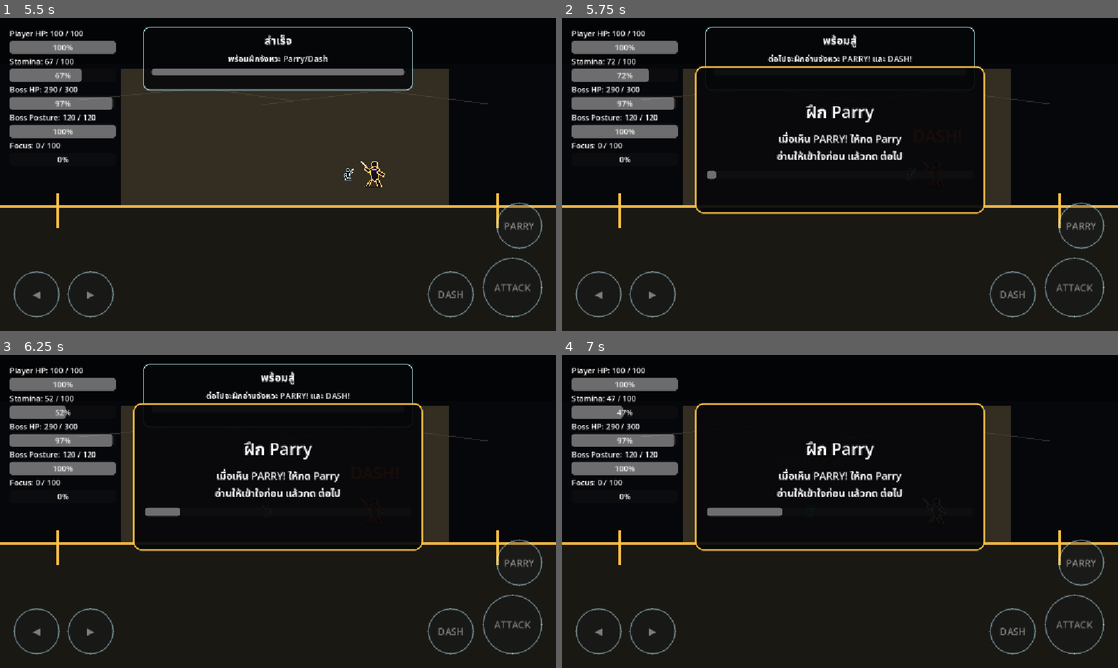
Above: before the commit, frames 1-4 (two rows, left to right).
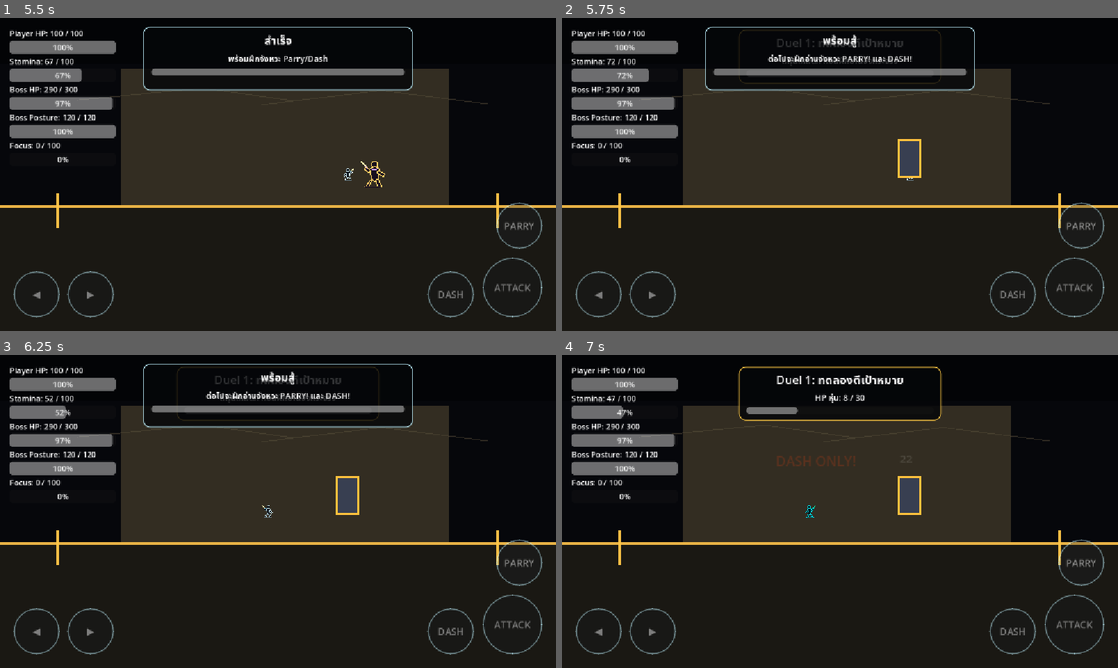
Above: after the commit, the same moments.

Repository: shanwinder/lastblade
Game: Godot game, scene res://scenes/main/BossBrokenMaster.tscn
Same seed, same stepped clock (60 frames per second), same inputs: the game is played once before the commit and once after it.
Inputs:
- Up to frame 1 (5.5 s): click "START" at 0.5 s; click "◀" at 1.25 s; click "▶" at 2 s; click "ATTACK" at 2.75 s; click "DASH" at 3.5 s; tap Enter at 4.25 s; hold Right (ui_right) 4.28-5 s; tap A (attack) at 4.35 s; click "PARRY" at 5 s
- Up to frame 2 (5.75 s): no input
- Up to frame 3 (6.25 s): hold Left (ui_left) from 5.78 s (still down); tap S (dash) at 5.85 s
- Up to frame 4 (7 s): release Left (ui_left) at 6.53 s; hold Right (ui_right) from 6.53 s (still down); tap D (parry) at 6.6 s

Frame 1 is identical in both runs. In frame 2, 22% of the frame differs, in the area x 23-77%, y 3-63%; in frame 3, 22%; in frame 4, 23%.

Commit message:
feat: insert duel 1 dummy manager into main flow

Diff:
--- a/last-blade-trial/scenes/main/BossBrokenMaster.tscn
+++ b/last-blade-trial/scenes/main/BossBrokenMaster.tscn
@@ -14,6 +14,7 @@
 [ext_resource type="Script" uid="uid://ds5hmdbr5yu0w" path="res://training_coach_manager.gd" id="12_training"]
 [ext_resource type="Script" uid="uid://c1m0u7ckyk1go" path="res://duel_1_intro_manager.gd" id="13_duel_intro"]
 [ext_resource type="Script" uid="uid://jaxi5rv4eayk" path="res://boss_weight_manager.gd" id="14_boss_weight"]
+[ext_resource type="Script" path="res://duel_1_dummy_manager.gd" id="15_duel_dummy"]
 
 [sub_resource type="RectangleShape2D" id="RectangleShape2D_nha0i"]
 size = Vector2(32, 32)
@@ -66,6 +67,10 @@
 
 [node name="BossWeightManager" type="Node" parent="." unique_id=1453202843]
 script = ExtResource("14_boss_weight")
+
+[node name="Duel1DummyManager" type="CanvasLayer" parent="."]
+layer = 34
+script = ExtResource("15_duel_dummy")
 
 [node name="HUD" type="CanvasLayer" parent="." unique_id=613196371]
 script = ExtResource("5_7w3th")
